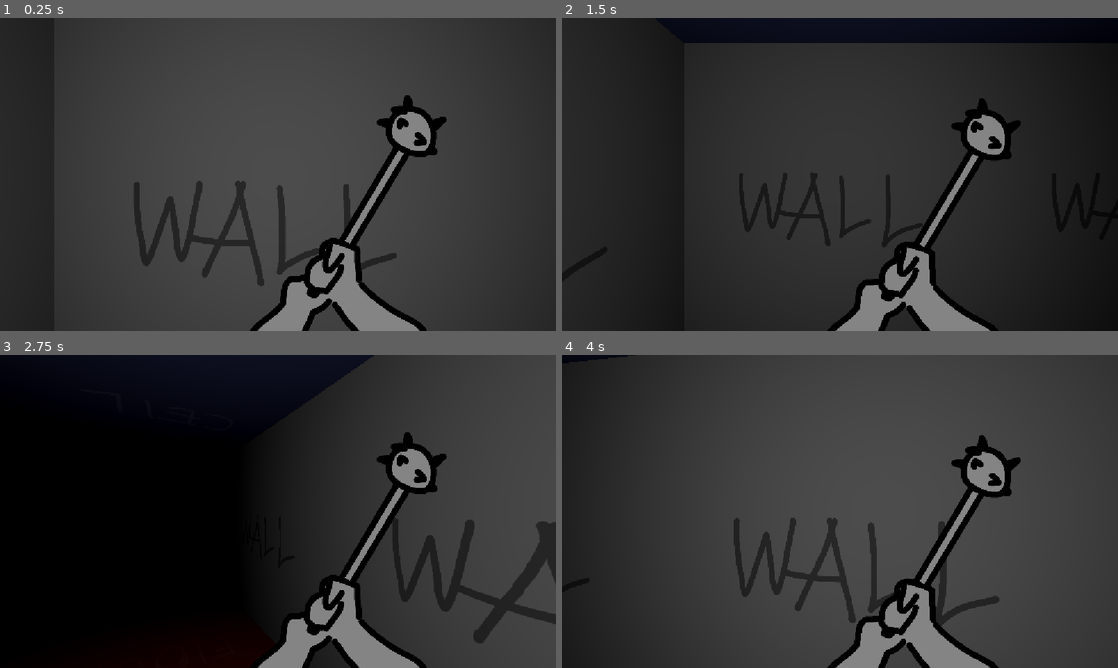
Above: before the commit, frames 1-4 (two rows, left to right).
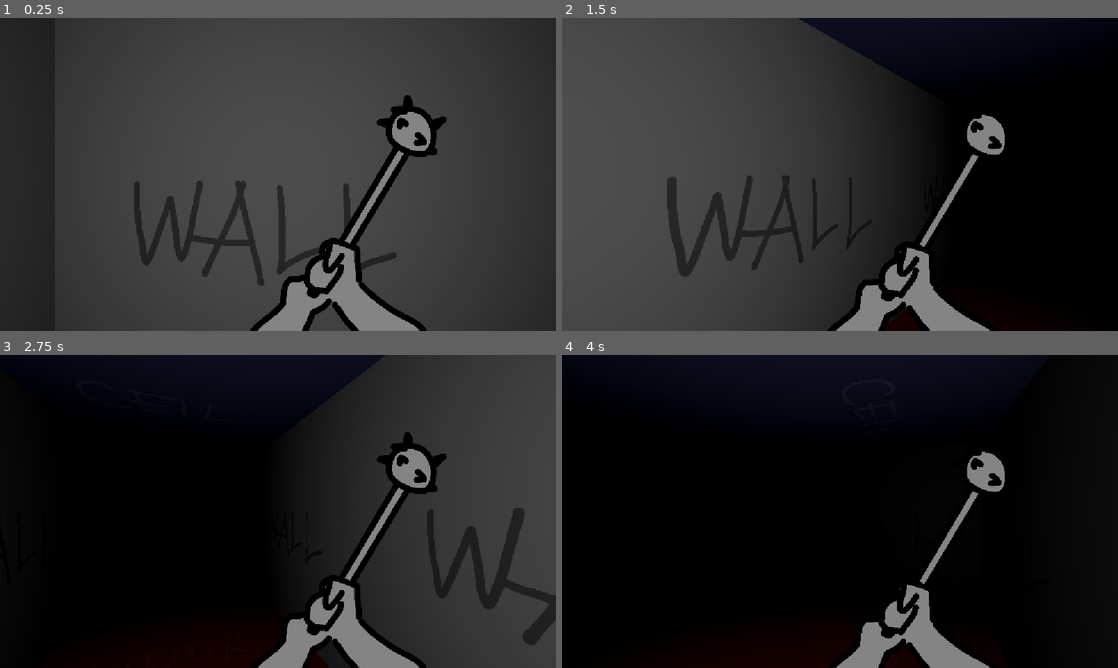
Above: after the commit, the same moments.

Repository: kerivin/dungeon-crawler
Game: Godot game, scene res://scenes/level.tscn
Same seed, same stepped clock (60 frames per second), same inputs: the game is played once before the commit and once after it. The project has no main scene, so this scene is started directly.
Inputs (mouse positions are in pixels of both pictures, inside the frame that each line leads up to):
- Up to frame 1 (0.25 s): no input
- Up to frame 2 (1.5 s): tap Enter at 0.5 s; move the mouse to (962, 158) at 0.52 s; hold Right (turn_right, bound only before the commit) 0.53-1.28 s; move the mouse to (728, 190) at 1.27 s; hold Down (move_backward) from 1.28 s (still down)
- Up to frame 3 (2.75 s): move the mouse to (333, 442) at 2.02 s; release Down (move_backward) at 2.03 s; hold Right (turn_right, bound only before the commit) from 2.03 s (still down)
- Up to frame 4 (4 s): move the mouse to (812, 574) at 2.77 s; release Right (turn_right, bound only before the commit) at 2.78 s; hold Up (move_forward) 2.78-3.53 s; move the mouse to (1006, 558) at 3.52 s; hold Left (turn_left, bound only before the commit) from 3.53 s (still down)

The runs differ from the first frame. In frame 1, less than 0.1% of the frame differs, in the area x 38-67%, y 70-80%; in frame 2, 55%; in frame 3, 3.4%; in frame 4, 93%, in the area x 0-100%, y 0-100%.

Commit message:
free camera

Diff:
--- a/project.godot
+++ b/project.godot
@@ -33,13 +33,13 @@
 , Object(InputEventKey,"resource_local_to_scene":false,"resource_name":"","device":-1,"window_id":0,"alt_pressed":false …(183 unchanged characters)…
 ]
 }
-turn_left={
+move_left={
 "deadzone": 0.2,
 "events": [Object(InputEventKey,"resource_local_to_scene":false,"resource_name":"","device":-1,"window_id":0,"alt_press …(195 unchanged characters)…
 , Object(InputEventKey,"resource_local_to_scene":false,"resource_name":"","device":-1,"window_id":0,"alt_pressed":false …(182 unchanged characters)…
 ]
 }
-turn_right={
+move_right={
 "deadzone": 0.2,
 "events": [Object(InputEventKey,"resource_local_to_scene":false,"resource_name":"","device":-1,"window_id":0,"alt_press …(195 unchanged characters)…
 , Object(InputEventKey,"resource_local_to_scene":false,"resource_name":"","device":-1,"window_id":0,"alt_pressed":false …(183 unchanged characters)…
--- a/scenes/player.tscn
+++ b/scenes/player.tscn
@@ -5,6 +5,7 @@
 [ext_resource type="Script" uid="uid://dyayhlxhsvtpu" path="res://scripts/camera_3d.gd" id="2_qhqgy"]
 [ext_resource type="Script" uid="uid://qeo6gl2vxuqm" path="res://scripts/sprite_overlay.gd" id="3_qlg0r"]
 [ext_resource type="Script" uid="uid://gx8v5gcrpfxi" path="res://scripts/animation_controller.gd" id="4_dqkch"]
+[ext_resource type="Script" uid="uid://n5rk6ibktswr" path="res://scripts/camera_bob_animation.gd" id="6_tuyoq"]
 
 [sub_resource type="AtlasTexture" id="AtlasTexture_qhqgy"]
 atlas = ExtResource("2_g2els")
@@ -28,8 +29,21 @@
 "speed": 5.0
 }]
 
+[sub_resource type="Resource" id="Resource_qlg0r"]
+script = ExtResource("6_tuyoq")
+interval = 10.0
+duration = 8.0
+amount = 0.02
+sway = 0.01
+metadata/_custom_type_script = "uid://n5rk6ibktswr"
+
+[sub_resource type="Resource" id="Resource_fjrip"]
+script = ExtResource("6_tuyoq")
+metadata/_custom_type_script = "uid://n5rk6ibktswr"
+
 [node name="Player" type="Node3D" unique_id=1133914630]
 script = ExtResource("1_3vyb7")
+move_threshold = 0.5
 
 [node name="Camera3D" type="Camera3D" parent="." unique_id=1526682563]
 current = true
@@ -74,8 +88,9 @@
 light_energy = 10.0
 spot_attenuation = 3.5
 
-[node name="AnimationController" type="Node" parent="." unique_id=1250162733 node_paths=PackedStringArray("player", "camera", "overlay")]
+[node name="AnimationController" type="Node" parent="." unique_id=1250162733 node_paths=PackedStringArray("camera", "overlay")]
 script = ExtResource("4_dqkch")
-player = NodePath("..")
 camera = NodePath("../Camera3D")
 overlay = NodePath("../Camera3D/SpriteOverlay")
+camera_bob_idle = SubResource("Resource_qlg0r")
+camera_bob_walking = SubResource("Resource_fjrip")
--- a/scripts/animation_controller.gd
+++ b/scripts/animation_controller.gd
@@ -1,32 +1,47 @@
 extends Node
 
-signal movement_completed
-signal turn_completed
-
-@export var player: Node3D
 @export var camera: Camera3D
 @export var overlay: CanvasLayer
 
-func _ready() -> void:
-	idle()
+@export var camera_bob_idle: CameraBobAnimation = null
+@export var camera_bob_walking: CameraBobAnimation = null
 
-func idle() -> void:
+enum State { Null, Idle, Moving }
+
+var _state: State = State.Null
+var _bob_loop_tween: Tween = null
+
+func start_moving() -> void:
+	if _state == State.Moving:
+		return
+	_state = State.Moving
+	_stop_bob_loop()
+	_start_bob_loop(camera_bob_walking)
+	if overlay and overlay.has_method("play_walk"):
+		overlay.play_walk()
+
+func stop_moving() -> void:
+	if _state == State.Idle:
+		return
+	_state = State.Idle
+	_stop_bob_loop()
+	_start_bob_loop(camera_bob_idle)
 	if overlay and overlay.has_method("play_idle"):
 		overlay.play_idle()
 
-func move_to(target_pos: Vector3, duration: float) -> void:
-	var tween = create_tween()
-	tween.tween_property(player, "global_position", target_pos, duration)
-	tween.tween_callback(func():
-		idle()
-		movement_completed.emit())
+func _start_bob_loop(animation: CameraBobAnimation) -> void:
+	if !animation:
+		return
 
+	_bob_loop_tween = create_tween()
+	_bob_loop_tween.set_loops()
+	_bob_loop_tween.tween_callback(_do_single_bob.bind(animation))
+	_bob_loop_tween.tween_interval(animation.interval)
+
+func _stop_bob_loop() -> void:
+	if _bob_loop_tween and _bob_loop_tween.is_valid():
+		_bob_loop_tween.kill()
+
+func _do_single_bob(animation: CameraBobAnimation) -> void:
 	if camera and camera.has_method("do_bob"):
-		camera.do_bob(duration)
-
-func turn_by(angle_delta: float, duration: float) -> void:
-	var current = player.rotation_degrees.y
-	var target = current + angle_delta
-	var tween = create_tween()
-	tween.tween_property(player, "rotation_degrees:y", target, duration)
-	tween.tween_callback(func(): turn_completed.emit())
+		camera.do_bob(animation.duration, animation.amount, animation.sway)
--- a/scripts/camera_3d.gd
+++ b/scripts/camera_3d.gd
@@ -1,18 +1,15 @@
 extends Camera3D
-
-@export var bob_amount: float = 0.1
-@export var bob_sway: float = 0.03
 
 var _bob_tween: Tween = null
 
-func do_bob(duration: float) -> void:
+func do_bob(duration: float, amount: float, sway: float) -> void:
 	if _bob_tween and _bob_tween.is_valid():
 		_bob_tween.kill()
 
 	_bob_tween = create_tween()
 	# First half: down + slightly forward
-	_bob_tween.tween_property(self, "position:y", -bob_amount, duration * 0.5)
-	_bob_tween.parallel().tween_property(self, "position:z", bob_sway, duration * 0.5)
+	_bob_tween.tween_property(self, "position:y", -amount, duration * 0.5)
+	_bob_tween.parallel().tween_property(self, "position:z", sway, duration * 0.5)
 	# Second half: back to neutral
 	_bob_tween.tween_property(self, "position:y", 0.0, duration * 0.5)
 	_bob_tween.parallel().tween_property(self, "position:z", 0.0, duration * 0.5)
--- /dev/null
+++ b/scripts/camera_bob_animation.gd
@@ -0,0 +1,7 @@
+class_name CameraBobAnimation
+extends Resource
+
+@export var interval: float = 0.6
+@export var duration: float = 0.4
+@export var amount: float = 0.1
+@export var sway: float = 0.03
--- a/scripts/level_generator.gd
+++ b/scripts/level_generator.gd
@@ -84,6 +84,15 @@
 	if _get_cell_type(x, y) == CellType.BACKGROUND:
 		return _id_to_bg_tile_def[cell_ids[x + y * map_width]]
 	return null
+
+func grid_to_world(gx: int, gy: int) -> Vector3:
+	return Vector3(gx * cell_size, 0.0, gy * cell_size)
+
+func world_to_grid(world_pos: Vector3) -> Vector2i:
+	return Vector2i(
+		floor(world_pos.x / cell_size),
+		floor(world_pos.z / cell_size)
+	)
 
 func _is_void(x: int, y: int) -> bool:
 	return _get_cell_type(x, y) == CellType.VOID
@@ -172,7 +181,6 @@
 		mm.buffer = _pack_transforms(list)
 
 		var mi = MultiMeshInstance3D.new()
-		print("MultiMeshInstance3D transform: ", mi.transform)
 		mi.multimesh = mm
 		mi.material_override = _make_material(texture, use_alpha_scissor)
 		mi.name = "%s_%s" % [group_name, texture.resource_path.get_file() if texture.resource_path else str(texture.get_instance_id())]
@@ -207,8 +215,8 @@
 			if is_walkable(x, y):
 				var player_scene = preload("res://scenes/player.tscn")
 				var player = player_scene.instantiate()
+				player.map_node = self
 				player.grid_position = Vector2i(x, y)
 				player.cell_size = cell_size
-				player.map_node = self
 				add_child(player)
 				return
--- a/scripts/player.gd
+++ b/scripts/player.gd
@@ -4,72 +4,118 @@
 var cell_size: float = 2.0
 var map_node: Node
 
-# Direction index: 0=north (-Z), 1=west (+X), 2=south (+Z), 3=east (-X)
-var direction: int = 0
-const DIR_VECTORS = [
-	Vector2i(0, -1),   # north
-	Vector2i(-1, 0),    # west
-	Vector2i(0, 1),    # south
-	Vector2i(1, 0)    # east
-]
-
-var is_animating: bool = false
-
+@export var move_speed: float = 3.0          # units per second
+#@export var turn_speed: float = 180.0        # degrees per second
 @export var eye_height: float = 1.2
-@export var move_duration: float = 0.4
-@export var turn_duration: float = 0.2
+@export var mouse_sensitivity: float = 0.2   # degrees per pixel
+@export var move_threshold: float = 0.3
+@export var output_moving_info: bool = false
 
 @onready var anim: Node = $AnimationController
 
+var _moving: bool = false
+var _current_axis := Vector3.ZERO
+
 func _ready() -> void:
+	Input.mouse_mode = Input.MOUSE_MODE_CAPTURED
 	_snap_to_grid()
 
-func _process(_delta: float) -> void:
-	if is_animating:
+func _process(delta: float) -> void:
+	_process_movement(delta)
+
+func _process_movement(delta: float) -> void:
+	var raw_move: Vector2 = Vector2.ZERO
+	if Input.is_action_pressed("move_forward"):
+		raw_move = Vector2(0, 1)
+	elif Input.is_action_pressed("move_backward"):
+		raw_move = Vector2(0, -1)
+	elif Input.is_action_pressed("move_left"):
+		raw_move = Vector2(-1, 0)
+	elif Input.is_action_pressed("move_right"):
+		raw_move = Vector2(1, 0)
+
+	if raw_move.is_zero_approx():
+		_stop_moving("raw_move.is_zero_approx(): %s" % raw_move)
 		return
 
-	if Input.is_action_pressed("turn_left"):
-		_turn(90.0)
-		return
-	if Input.is_action_pressed("turn_right"):
-		_turn(-90.0)
+	var world_dir: Vector2 = _get_world_direction(raw_move)
+	if world_dir.length_squared() < 0.00001:
+		_stop_moving("world_dir.length_squared() < 0.00001: %s" % world_dir)
 		return
 
-	if Input.is_action_pressed("move_forward"):
-		_move(1)
-	elif Input.is_action_pressed("move_backward"):
-		_move(-1)
+	var cell_center = Vector3(grid_position.x * cell_size + cell_size / 2., eye_height, grid_position.y * cell_size + cell_size / 2.)
+	var at_cell_center = global_position.distance_to(cell_center) < 0.01
+	if at_cell_center:
+		global_position = cell_center # to avoid bs
+		var snap_axis = _get_snap_axis(world_dir)
+		if !snap_axis.is_zero_approx():
+			_current_axis = snap_axis
+			_start_moving("!snap_axis.is_zero_approx(): %s" % snap_axis)
+		else:
+			_stop_moving("snap_axis.is_zero_approx(): %s" % snap_axis)
+			return
 
-func _move(forward: int) -> void:
-	var step = DIR_VECTORS[direction] * forward
-	var target_grid = grid_position + step
-	if not map_node.is_walkable(target_grid.x, target_grid.y):
+	var dir_sign = _get_axis_projection_sign(world_dir, 0)
+	if dir_sign != 0:
+		var from_center: bool = sign((_current_axis * dir_sign).dot(cell_center.direction_to(global_position))) > 0
+		if from_center:
+			var next_cell = grid_position + Vector2i(int(_current_axis.x), int(_current_axis.z)) * dir_sign
+			if map_node.is_walkable(next_cell.x, next_cell.y):
+				_start_moving("map_node.is_walkable(next_cell.x, next_cell.y): %s" % next_cell)
+			else:
+				_stop_moving("!map_node.is_walkable(next_cell.x, next_cell.y): %s" % next_cell)
+		else:
+			_start_moving("from_center: %s" % from_center)
+	else:
 		return
 
-	var target_world = _grid_to_world(target_grid.x, target_grid.y) + Vector3.UP * eye_height
+	if _moving:
+		global_position += _current_axis * dir_sign * move_speed * delta
+		grid_position = map_node.world_to_grid(global_position)
 
-	is_animating = true
-	anim.move_to(target_world, move_duration)
-	await anim.movement_completed
-	grid_position = target_grid
-	is_animating = false
+func _get_world_direction(raw_move: Vector2) -> Vector2:
+	var forward = -global_transform.basis.z
+	var right = global_transform.basis.x
+	var world_movement = Vector2(right.x, right.z) * raw_move.x + Vector2(forward.x, forward.z) * raw_move.y
+	return world_movement
 
-func _turn(angle_delta: float) -> void:
-	is_animating = true
-	anim.turn_by(angle_delta, turn_duration)
-	await anim.turn_completed
-	var dir_delta = 1 if angle_delta > 0 else -1
-	direction = (direction + dir_delta + 4) % 4
-	rotation_degrees.y = direction * 90.0
-	is_animating = false
+func _get_axis_projection_sign(world_dir: Vector2, default_value: int = 0) -> int:
+	var proj = world_dir.x * _current_axis.x + world_dir.y * _current_axis.z
+	return sign(proj) if abs(proj) > 0.001 else default_value
 
-func _grid_to_world(gx: int, gy: int) -> Vector3:
-	return Vector3(
-		gx * cell_size + cell_size / 2.0,
-		0.0,
-		gy * cell_size + cell_size / 2.0
-	)
+func _get_snap_axis(world_dir: Vector2) -> Vector3:
+	if abs(world_dir.x) < move_threshold && abs(world_dir.y) < move_threshold:
+		return Vector3.ZERO
+	world_dir = world_dir.normalized()
+	var axis: Vector3 = Vector3(sign(world_dir.x), 0, 0) if abs(world_dir.x) > abs(world_dir.y) else Vector3(0, 0, sign(world_dir.y))
+	var next_cell = Vector2i(grid_position.x + int(axis.x), grid_position.y + int(axis.z))
+	if !map_node.is_walkable(next_cell.x, next_cell.y):
+		return Vector3.ZERO
+
+	return axis
+
+func _start_moving(message: String) -> void:
+	if !_moving:
+		_moving = true
+		anim.start_moving()
+		if output_moving_info:
+			print("moving: ", message)
+
+func _stop_moving(message: String) -> void:
+	if _moving:
+		_moving = false
+		anim.stop_moving()
+		if output_moving_info:
+			print("not moving: ", message)
+
+func _input(event: InputEvent) -> void:
+	if event is InputEventMouseMotion:
+		rotation_degrees.y -= event.relative.x * mouse_sensitivity
+	if Input.is_action_just_pressed("ui_cancel"):
+		Input.mouse_mode = Input.MOUSE_MODE_VISIBLE if Input.mouse_mode == Input.MOUSE_MODE_CAPTURED else Input.MOUSE_MODE_CAPTURED
 
 func _snap_to_grid() -> void:
-	global_position = _grid_to_world(grid_position.x, grid_position.y) + Vector3.UP * eye_height
-	rotation_degrees.y = direction * 90.0
+	global_position = map_node.grid_to_world(grid_position.x, grid_position.y) +\
+		Vector3(cell_size / 2., 0., cell_size / 2.) +\
+		Vector3.UP * eye_height
+	anim.stop_moving()
Not shown, changed: maps/map.txt
Not shown, added: scripts/camera_bob_animation.gd.uid
